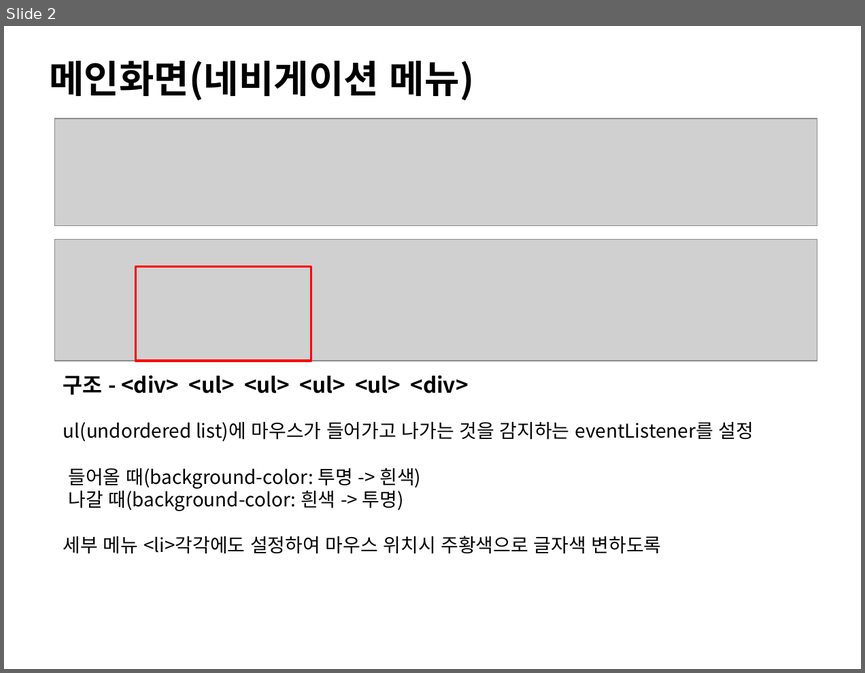
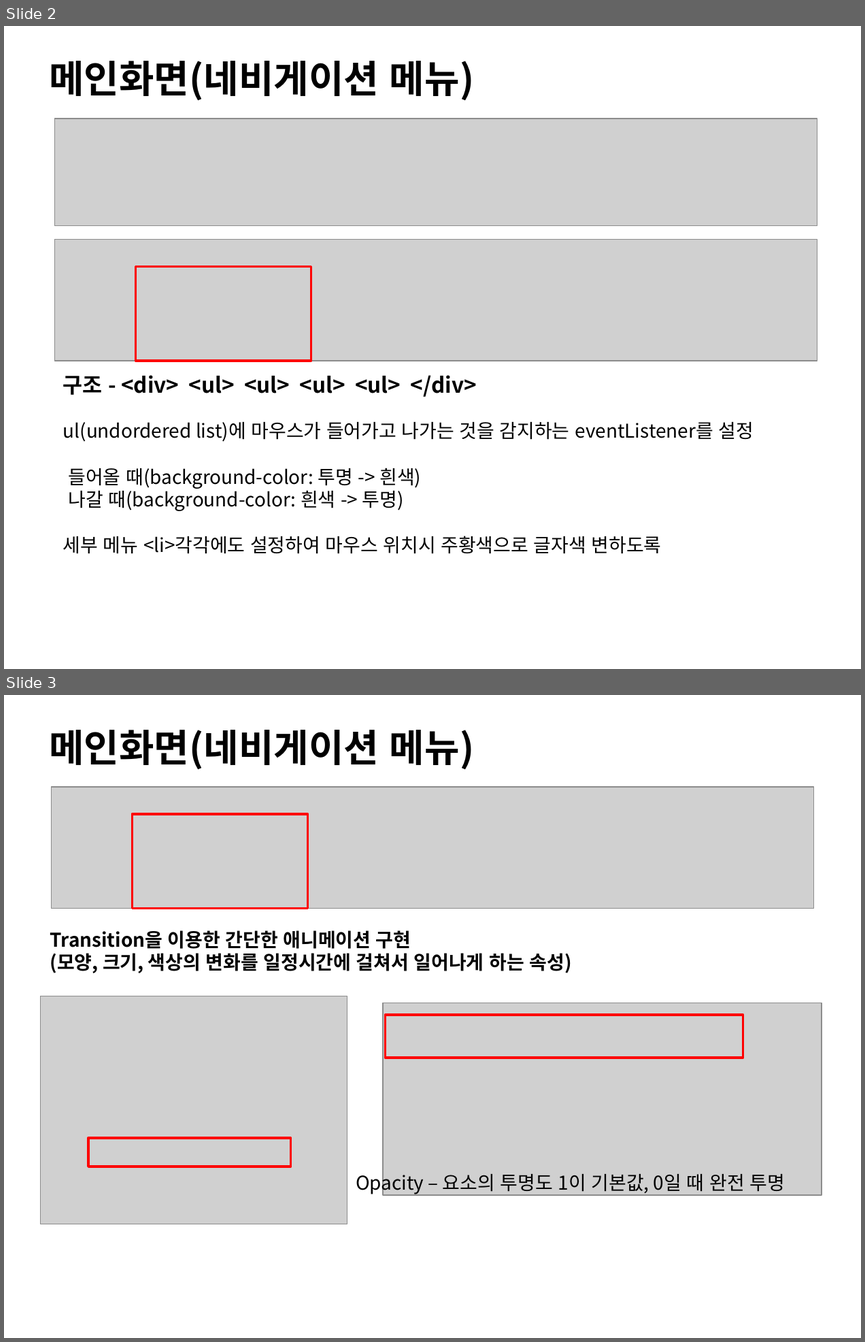
Before and after one commit to ezenteam2/TripMate, a slide deck: gr2_lhj/메인화면_일반회원 관리.pptx. Shown one above the other, each under a label of ours: slide 2 before the commit, slides 2 and 3 after it. The pictures are 865x673 and 865x1342 pixels, drawn with LibreOffice and Linux fonts; fonts in the diff are those of the drawing; grey boxes stand for pictures. Boxes give left, top, right and bottom in pixels: in the first picture for what was removed or moved away, otherwise in the second. Text is boxed around its words. In the diff, an @@ line names an element or a change of style, - is before the commit and + after.

```diff
--- a/gr2_lhj/메인화면_일반회원 관리.pptx
+++ b/gr2_lhj/메인화면_일반회원 관리.pptx
@@ slide 3 added at [4,695,861,1338], background #FFFFFF @@
@@ text added at [49,730,475,769], 32 pt, text #000000, bold @@
+메인화면(네비게이션 메뉴)
@@ picture added at [51,787,814,909] @@
@@ rectangle added at [133,814,308,909], outline #FF0000 2 pt @@
@@ text added at [50,930,571,973], 16 pt, text #000000, bold @@
+Transition을 이용한 간단한 애니메이션 구현
+(모양, 크기, 색상의 변화를 일정시간에 걸쳐서 일어나게 하는 속성)
@@ picture added at [41,996,347,1223] @@
@@ picture added at [383,1002,821,1195] @@
@@ rectangle added at [385,1015,742,1057], outline #FF0000 2 pt @@
@@ rectangle added at [88,1138,290,1166], outline #FF0000 2 pt @@
@@ text added at [356,1170,784,1195], 16 pt, text #000000 @@
+Opacity – 요소의 투명도 1이 기본값, 0일 때 완전 투명
@@ slide 2 changed as well @@
@@ text at [63,375,476,397]: text changed @@
-구조 - <div> <ul> <ul> <ul> <ul> <div>
+구조 - <div> <ul> <ul> <ul> <ul> </div>
```
Also in this commit, not shown: 1 other slide changed, 2 other slides added, 1 slide removed, 8 other files.
